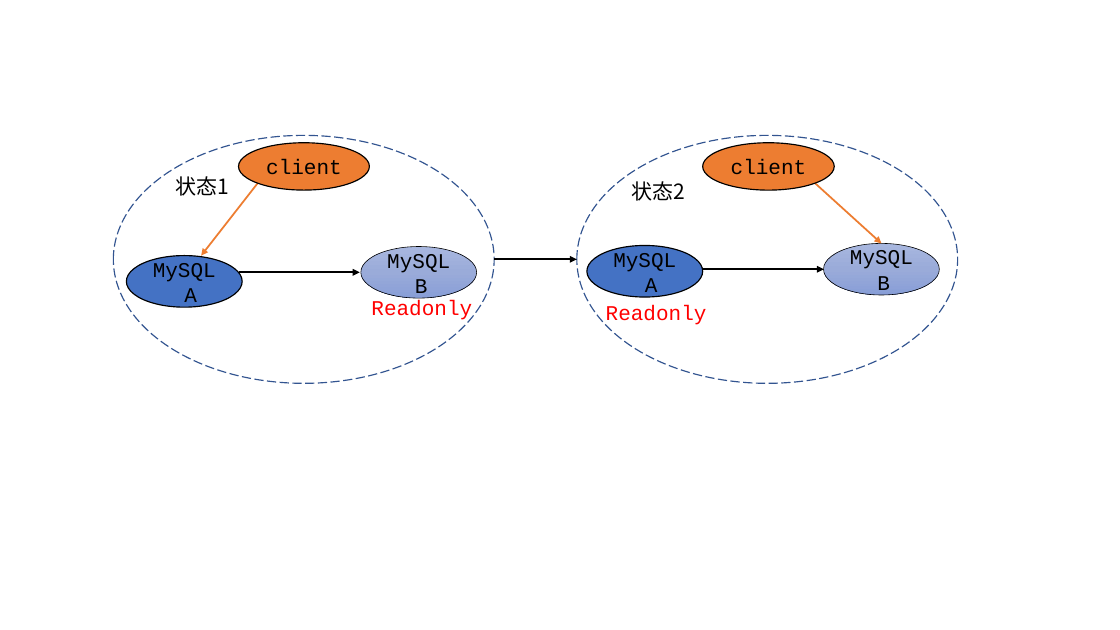
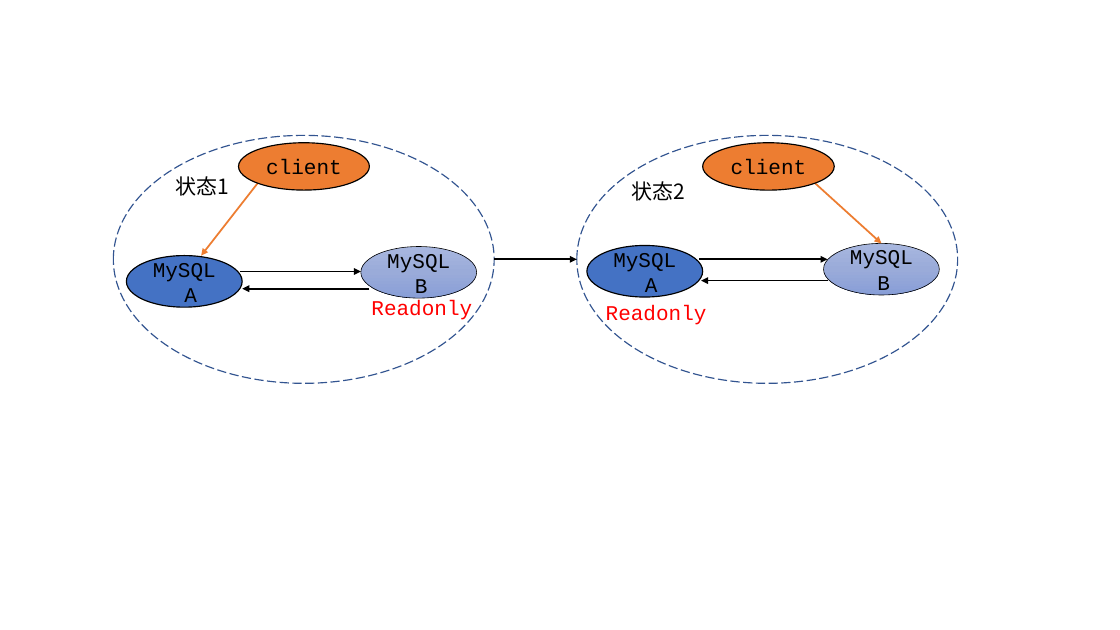
Before and after one commit to zhangm365/CS_NOTE, a slide deck: slide 2 of SQL/pics.pptx. Drawn at 1120x630 pixels with LibreOffice and Linux fonts; fonts in the diff are those of the drawing. Boxes give left, top, right and bottom in pixels: in the first picture for what was removed or moved away, otherwise in the second. Text is boxed around its words. In the diff, an @@ line names an element or a change of style, - is before the commit and + after.

```diff
--- a/SQL/pics.pptx
+++ b/SQL/pics.pptx
@@ arrow moved from (703, 270) - (824, 270) to (699, 260) - (828, 260) @@
@@ arrow added from (370, 289) to (243, 289), #000000 1.5 pt @@
@@ arrow added from (828, 281) to (702, 281), #000000 1.5 pt @@
```
Also in this commit, not shown: 1 slide added, 1 slide removed, 22 other files.
